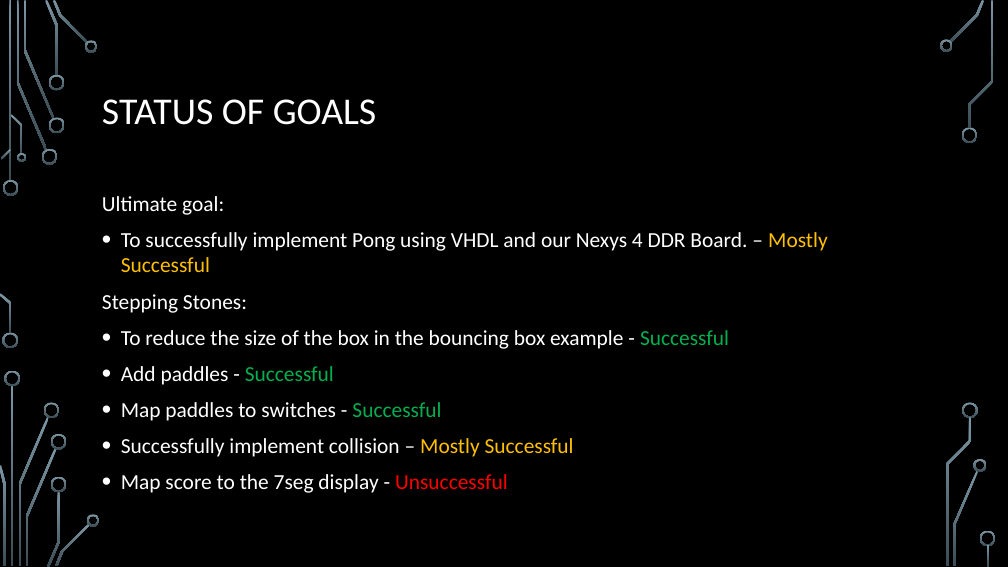
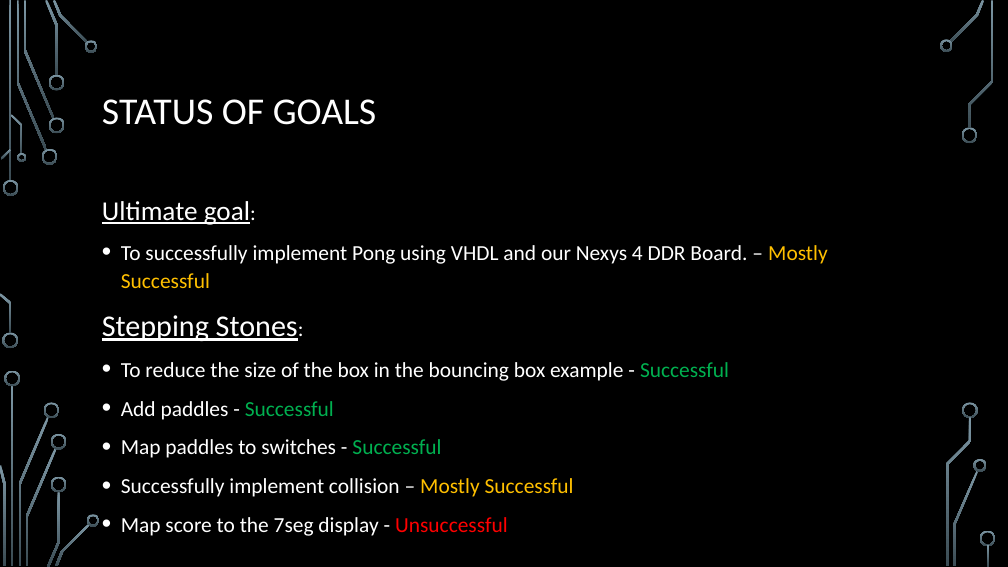
Before and after one commit to mgalle19atWhitworth/CS373_FinalProject, a slide deck: slide 3 of Project_Presentation/PresentationPong.pptx. Drawn at 1008x567 pixels with LibreOffice and Linux fonts; fonts in the diff are those of the drawing; background and template pictures are left out. Boxes give left, top, right and bottom in pixels: in the first picture for what was removed or moved away, otherwise in the second. Text is boxed around its words. In the diff, an @@ line names an element or a change of style, - is before the commit and + after.

```diff
--- a/Project_Presentation/PresentationPong.pptx
+++ b/Project_Presentation/PresentationPong.pptx
@@ text "Ultimate goal:" at (x1=102, y1=201, x2=828, y2=536): size 20.4 to 25.9 pt in "Ultimate goal:"; underline on in "Ultimate goal:", "Stepping Stones:"; size 20.4 to 28.7 pt in "Stepping Stones:"; line spacing 1 to 1.1 @@
```
Also in this commit, not shown: 1 other slide changed, 3 slides added, 2 slides removed.
